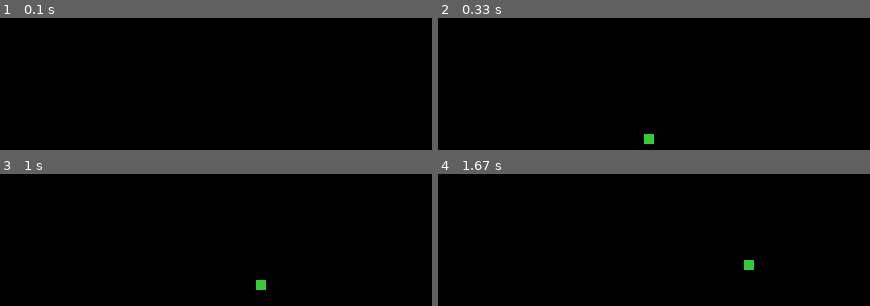
Above: before the commit, frames 1-4 (two rows, left to right).
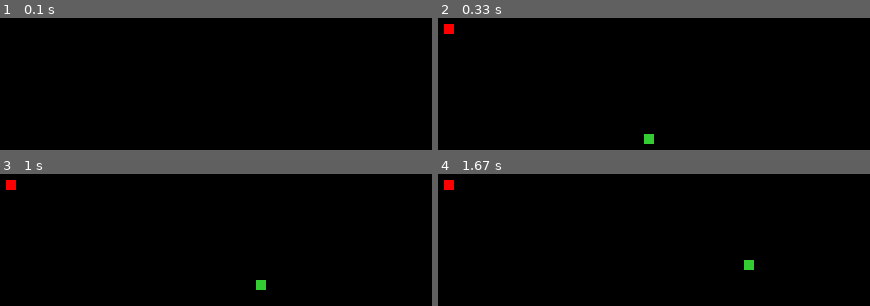
Above: after the commit, the same moments.

Repository: JanKurdila/pygame_snake
Game: pygame game, started from main.py
Same seed, same stepped clock (60 frames per second), same inputs: the game is played once before the commit and once after it.
Inputs:
- Up to frame 1 (0.1 s): no input
- Up to frame 2 (0.33 s): no input
- Up to frame 3 (1 s): hold Right 0.33-0.8 s; hold Up from 0.83 s (still down)
- Up to frame 4 (1.67 s): release Up at 1.13 s; hold Right 1.17-1.63 s

Frame 1 is identical in both runs. In frame 2, 0.2% of the frame differs, in the area x 1-4%, y 4-13%; in frame 3, 0.2%; in frame 4, 0.2%.

Commit message:
6) Generovanie a vykresľovanie jablka na náhodnej pozícii

Diff:
--- a/main.py
+++ b/main.py
@@ -1,6 +1,7 @@
 import pygame
 from Config import config
 import sys
+import random
 
 def update_position(snake, direction, step):
     if direction == "UP":
@@ -35,6 +36,11 @@
     pygame.quit()
     sys.exit()
 
+def generate_apple(game_res, snake_size):
+    x = random.choice(range(0, game_res[0]-snake_size + 1, snake_size))
+    y = random.choice(range(0, game_res[1]-snake_size + 1, snake_size))
+    return [x, y]
+
 if __name__ == "__main__":
     pygame.init()
     clock = pygame.time.Clock() # Objekt
@@ -42,6 +48,7 @@
     # Suradnica hlavy hadika
     had = [config.ROZLISENIE[0]//2, config.ROZLISENIE[1]//2]
     smer = "DOWN" # Definujeme defaultný smer
+    jablko = generate_apple(config.ROZLISENIE, config.VELKOST_HADA)
 
     while True:
         # Ak vypnem okno, musím vypnuť pygame
@@ -61,6 +68,8 @@
         # Vykreslenie hlavičky hadika
         pygame.draw.rect(window, config.FARBA_HLAVY_HADA, pygame.Rect(had[0], had[1], config.VELKOST_HADA, config.VELKOST_HADA))
 
+        # Vykreslenie jablka
+        pygame.draw.rect(window, config.FARBA_JABLKA, pygame.Rect(jablko[0], jablko[1], config.VELKOST_HADA, config.VELKOST_HADA))
 
         pygame.display.update()
 
